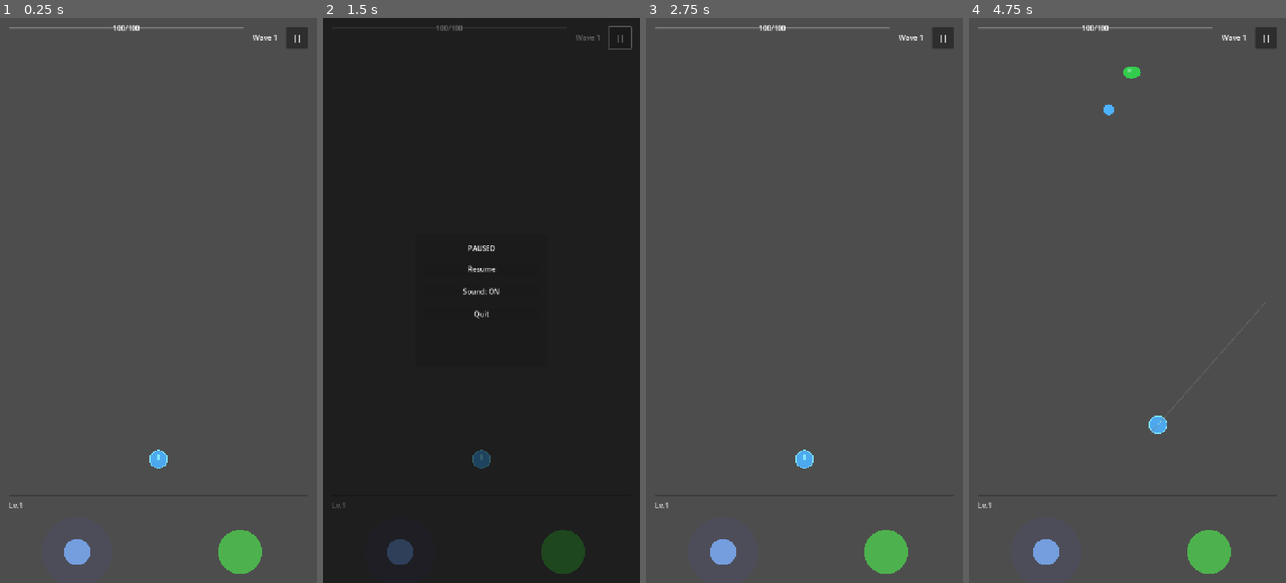
Above: before the commit, frames 1-4 (left to right).
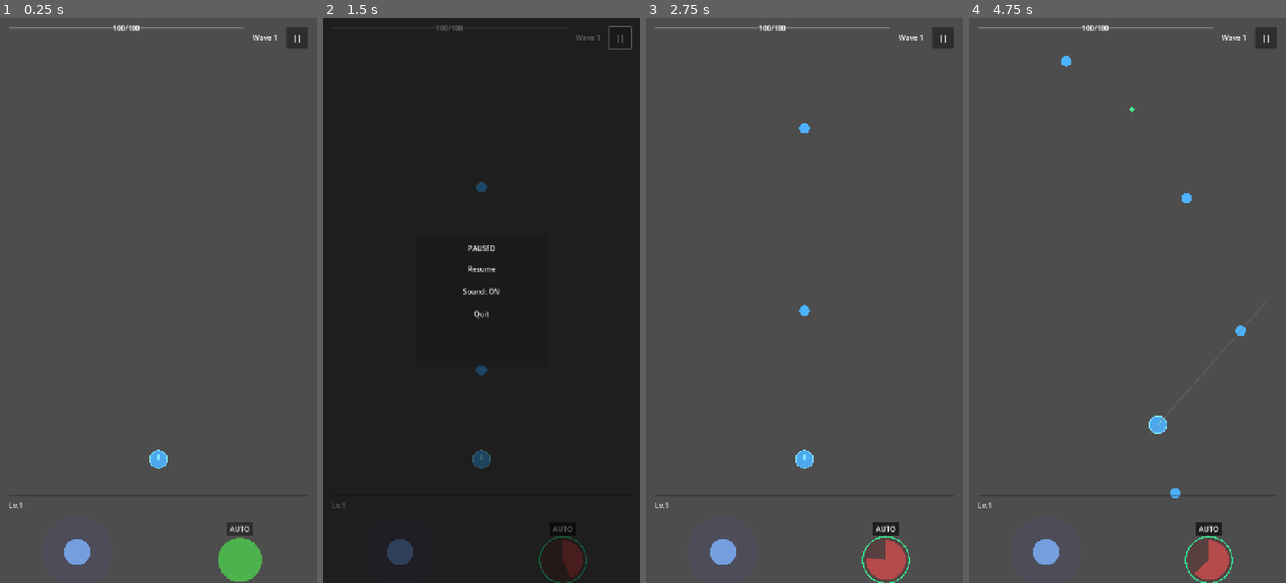
Above: after the commit, the same moments.

Repository: Randroids-Dojo/GoPit
Game: Godot game, scene res://scenes/game.tscn
The game is run twice, just before and just after one commit, with the same random seed, the same clock (stepped at 60 frames per second) and the same inputs.
Inputs (mouse positions are in pixels of both pictures, inside the frame that each line leads up to):
- Up to frame 1 (0.25 s): no input
- Up to frame 2 (1.5 s): click (563, 526) at 0.5 s, where only the run after the commit has a clickable "AUTO"; click "||" at 1.25 s
- Up to frame 3 (2.75 s): click "Resume" at 2 s
- Up to frame 4 (4.75 s): tap Enter at 2.75 s; drag from (1045, 554) to (1127, 458) at 2.77 s; drag from (1209, 554) to (1159, 424) at 3.52 s; move the mouse to (1159, 176) at 4.27 s; hold Right from 4.28 s (still down); tap Backspace at 4.35 s

The runs differ from the first frame. In frame 1, 0.5% of the frame differs, in the area x 68-83%, y 89-100%; in frame 2, 1.1%; in frame 3, 1.2%; in frame 4, 1.5%, in the area x 29-88%, y 6-100%.

Commit message:
Add autofire toggle system
Features:
- AUTO toggle button in HUD above fire button
- Balls fire automatically when enabled (respects cooldown)
- Visual indicator: green ring around fire button when active
- Button color changes to cyan when autofire is on
- Autofire pauses when game is paused/game over

Implementation:
- fire_button.gd: Added autofire_enabled property, toggle_autofire()
  and set_autofire() methods, visual indicators
- game.tscn: Added AutoToggle button in VBoxContainer with FireButton
- game_controller.gd: Wired toggle button to fire button state

Closes GoPit-qa8

Diff:
--- a/scenes/game.tscn
+++ b/scenes/game.tscn
@@ -213,13 +213,23 @@
 layout_mode = 2
 script = ExtResource("3_joystick")
 
-[node name="FireButtonContainer" type="CenterContainer" parent="UI/HUD/InputContainer/HBoxContainer"]
+[node name="FireButtonContainer" type="VBoxContainer" parent="UI/HUD/InputContainer/HBoxContainer"]
 layout_mode = 2
 size_flags_horizontal = 3
+alignment = 1
+theme_override_constants/separation = 5
+
+[node name="AutoToggle" type="Button" parent="UI/HUD/InputContainer/HBoxContainer/FireButtonContainer"]
+custom_minimum_size = Vector2(60, 30)
+layout_mode = 2
+size_flags_horizontal = 4
+text = "AUTO"
+toggle_mode = true
 
 [node name="FireButton" type="Control" parent="UI/HUD/InputContainer/HBoxContainer/FireButtonContainer"]
 custom_minimum_size = Vector2(100, 100)
 layout_mode = 2
+size_flags_horizontal = 4
 script = ExtResource("4_fire")
 
 [node name="GameOverOverlay" type="Control" parent="UI"]
--- a/scripts/game/game_controller.gd
+++ b/scripts/game/game_controller.gd
@@ -10,6 +10,7 @@
 @onready var player: CharacterBody2D = $GameArea/Player
 @onready var joystick: Control = $UI/HUD/InputContainer/HBoxContainer/JoystickContainer/VirtualJoystick
 @onready var fire_button: Control = $UI/HUD/InputContainer/HBoxContainer/FireButtonContainer/FireButton
+@onready var auto_toggle: Button = $UI/HUD/InputContainer/HBoxContainer/FireButtonContainer/AutoToggle
 @onready var aim_line: Line2D = $GameArea/AimLine
 @onready var pause_overlay: CanvasLayer = $UI/PauseOverlay
 @onready var damage_vignette: ColorRect = $UI/DamageVignette
@@ -38,6 +39,11 @@
 	# Wire up fire button
 	if fire_button:
 		fire_button.fired.connect(_on_fire_pressed)
+
+	# Wire up autofire toggle
+	if auto_toggle and fire_button:
+		auto_toggle.toggled.connect(_on_auto_toggle_pressed)
+		fire_button.autofire_toggled.connect(_on_autofire_state_changed)
 
 	# Set up ball spawner
 	if ball_spawner:
@@ -231,6 +237,17 @@
 		tutorial_overlay.on_ball_fired()
 
 
+func _on_auto_toggle_pressed(button_pressed: bool) -> void:
+	if fire_button:
+		fire_button.set_autofire(button_pressed)
+
+
+func _on_autofire_state_changed(enabled: bool) -> void:
+	# Keep toggle button in sync with fire button state
+	if auto_toggle:
+		auto_toggle.set_pressed_no_signal(enabled)
+
+
 func _process(_delta: float) -> void:
 	_cleanup_offscreen_balls()
 
--- a/scripts/input/fire_button.gd
+++ b/scripts/input/fire_button.gd
@@ -1,19 +1,22 @@
 extends Control
-## Fire button with cooldown timer visualization
+## Fire button with cooldown timer visualization and autofire
 
 signal fired
 signal cooldown_started
 signal cooldown_finished
 signal blocked
+signal autofire_toggled(enabled: bool)
 
 @export var button_radius: float = 50.0
 @export var cooldown_duration: float = 0.5
 @export var base_color: Color = Color(0.8, 0.3, 0.3, 0.8)
 @export var cooldown_color: Color = Color(0.4, 0.2, 0.2, 0.5)
 @export var ready_color: Color = Color(0.3, 0.8, 0.3, 0.8)
+@export var autofire_color: Color = Color(0.3, 0.8, 0.6, 0.8)
 
 var is_ready: bool = true
 var cooldown_timer: float = 0.0
+var autofire_enabled: bool = false
 var _shake_tween: Tween
 
 
@@ -32,13 +35,20 @@
 			cooldown_finished.emit()
 		queue_redraw()
 
+	# Autofire: automatically fire when ready
+	if autofire_enabled and is_ready and GameManager.current_state == GameManager.GameState.PLAYING:
+		_try_fire()
+
 
 func _draw() -> void:
 	var center := size / 2
 
+	# Choose color based on autofire state
+	var active_ready_color := autofire_color if autofire_enabled else ready_color
+
 	if is_ready:
 		# Draw ready button
-		draw_circle(center, button_radius, ready_color)
+		draw_circle(center, button_radius, active_ready_color)
 	else:
 		# Draw cooldown background
 		draw_circle(center, button_radius, cooldown_color)
@@ -48,6 +58,10 @@
 		var start_angle := -PI / 2
 		var end_angle := start_angle + (TAU * progress)
 		_draw_arc_filled(center, button_radius * 0.9, start_angle, end_angle, base_color)
+
+	# Draw autofire indicator ring when enabled
+	if autofire_enabled:
+		draw_arc(center, button_radius + 3, 0, TAU, 32, Color(0.2, 1.0, 0.6, 0.8), 3.0)
 
 
 func _draw_arc_filled(center: Vector2, radius: float, start_angle: float, end_angle: float, color: Color) -> void:
@@ -125,3 +139,16 @@
 	if is_ready:
 		return 1.0
 	return 1.0 - (cooldown_timer / cooldown_duration)
+
+
+func toggle_autofire() -> void:
+	autofire_enabled = not autofire_enabled
+	autofire_toggled.emit(autofire_enabled)
+	queue_redraw()
+
+
+func set_autofire(enabled: bool) -> void:
+	if autofire_enabled != enabled:
+		autofire_enabled = enabled
+		autofire_toggled.emit(autofire_enabled)
+		queue_redraw()
Not shown, added: tests/test_autofire.py
